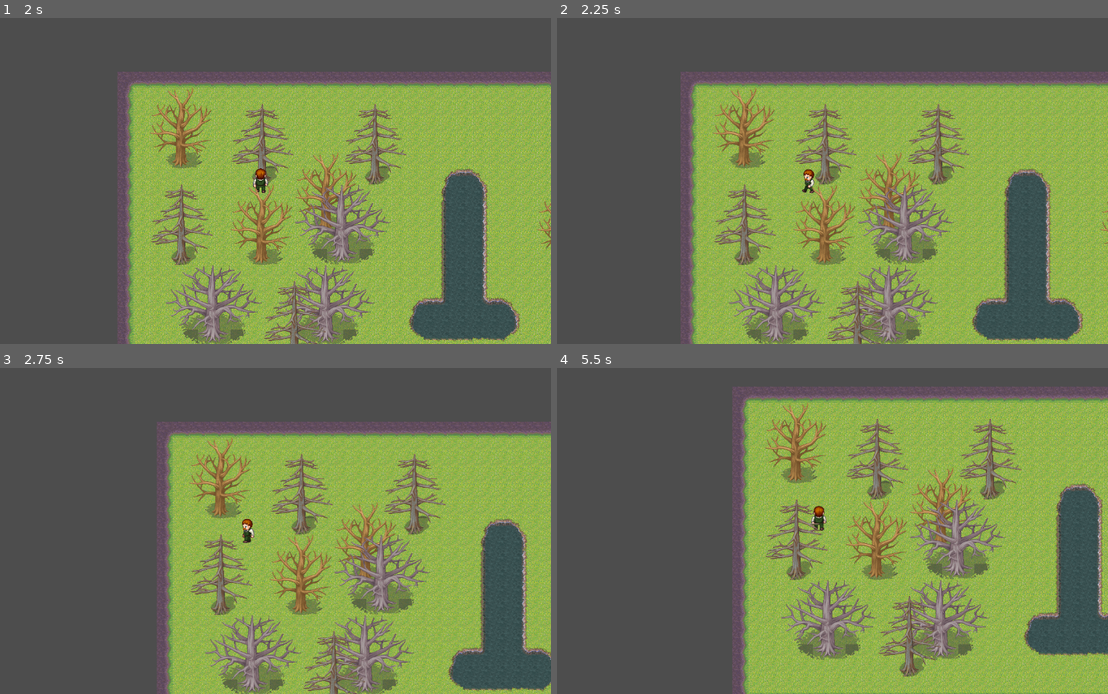
Above: before the commit, frames 1-4 (two rows, left to right).
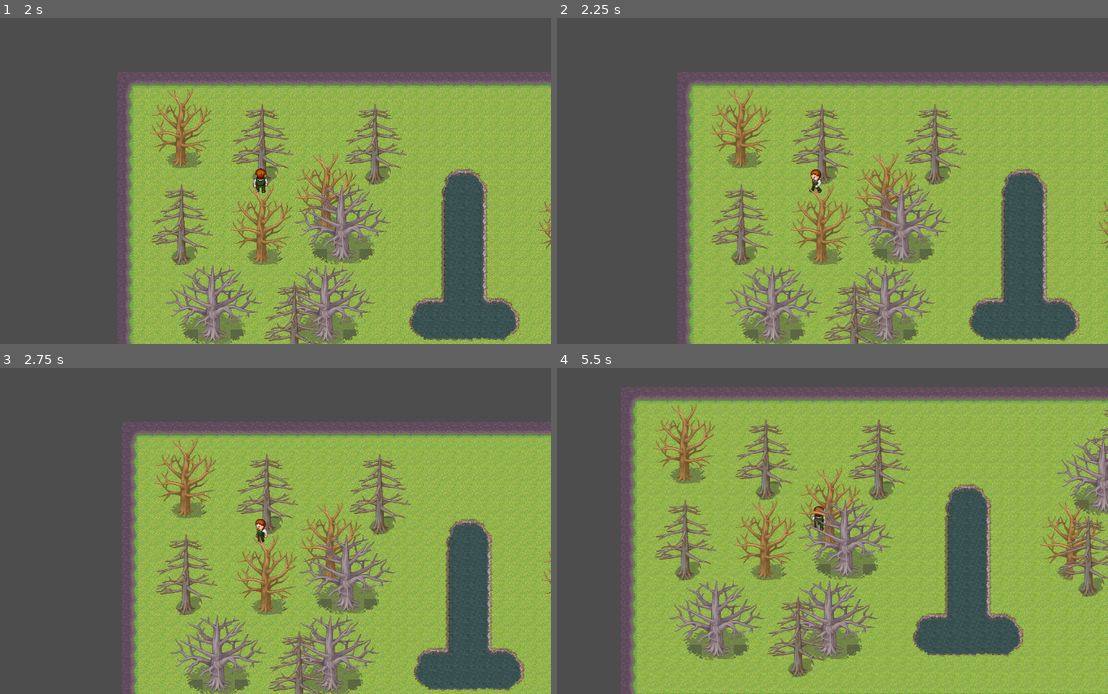
Above: after the commit, the same moments.

Repository: PothpothBR/make-it-green
Game: Godot game, scene res://raiz.tscn
Same seed, same stepped clock (60 frames per second), same inputs: the game is played once before the commit and once after it. The project has no main scene, so this scene is started directly.
Inputs:
- Up to frame 1 (2 s): tap Enter at 0.5 s; hold Up (ui_up) from 0.53 s (still down)
- Up to frame 2 (2.25 s): tap Space at 2 s; release Up (ui_up) at 2.03 s; hold Left (ui_left) from 2.03 s (still down)
- Up to frame 3 (2.75 s): keep holding Left (ui_left)
- Up to frame 4 (5.5 s): release Left (ui_left) at 3.53 s; hold Down (ui_down) 3.53-4.28 s; hold Right (ui_right) 4.28-5.03 s; hold Up (ui_up) from 5.03 s (still down)

Frame 1 is identical in both runs. In frame 2, 28% of the frame differs, in the area x 21-100%, y 16-100%; in frame 3, 43%; in frame 4, 57%, in the area x 11-100%, y 5-100%.

Commit message:
Corrigido erro 'flip_w'

Diff:
--- a/Lixo.gd
+++ b/Lixo.gd
@@ -287,7 +287,7 @@
 	spriteLixo.rotation = randf_range(0, 359)
 
 	spriteLixo.flip_h = randi_range(0,1)
-	spriteLixo.flip_w = randi_range(0,1)
+	spriteLixo.flip_v = randi_range(0,1)
 
 	temporizador.connect("timeout", executarDegradacao.bind(temporizador))
 	temporizador.set_wait_time(tempoDegradacao)
--- a/Raiz.gd
+++ b/Raiz.gd
@@ -13,14 +13,14 @@
 
 	var window_size: Vector2 = get_window().size
 
-#	for i in range(contagemLixo):
-#		var lixo = CenaLixo.instantiate()
-#
-#		lixo.position = Vector2(
-#			randf_range(geracaoLixoPadding, window_size[0]-geracaoLixoPadding),
-#			randf_range(geracaoLixoPadding, window_size[1]-geracaoLixoPadding)
-#			)
-#		add_child(lixo)
+	for i in range(contagemLixo):
+		var lixo = CenaLixo.instantiate()
+
+		lixo.position = Vector2(
+			randf_range(geracaoLixoPadding, window_size[0]-geracaoLixoPadding),
+			randf_range(geracaoLixoPadding, window_size[1]-geracaoLixoPadding)
+			)
+		add_child(lixo)
 
 
 # Called every frame. 'delta' is the elapsed time since the previous frame.
--- a/lixo.tscn
+++ b/lixo.tscn
@@ -1,7 +1,7 @@
 [gd_scene load_steps=4 format=3 uid="uid://cynuhdl7bt1y4"]
 
 [ext_resource type="Script" path="res://Lixo.gd" id="1_4y11w"]
-[ext_resource type="Texture2D" uid="uid://bh54ifpj7v8od" path="res://resources/lixo/box tile 32x32 5.png" id="2_kdfa4"]
+[ext_resource type="Texture2D" uid="uid://bh54ifpj7v8od" path="res://resources/Lixo/box tile 32x32 5.png" id="2_kdfa4"]
 
 [sub_resource type="RectangleShape2D" id="RectangleShape2D_8b736"]
 size = Vector2(32, 32)
Not shown, changed: resources/Lixo/alcohol 1.png.import
Not shown, changed: resources/Lixo/alcohol 2.png.import
Not shown, changed: resources/Lixo/alcohol 3.png.import
Not shown, changed: resources/Lixo/alcohol 4.png.import
Not shown, changed: resources/Lixo/box 1.png.import
Not shown, changed: resources/Lixo/box 2.png.import
Not shown, changed: resources/Lixo/box 3.png.import
Not shown, changed: resources/Lixo/box tile 16x16 1.png.import
Not shown, changed: resources/Lixo/box tile 16x16 10.png.import
Not shown, changed: resources/Lixo/box tile 16x16 2.png.import
Not shown, changed: resources/Lixo/box tile 16x16 3.png.import
Not shown, changed: resources/Lixo/box tile 16x16 4.png.import
(and 52 more such lines)
